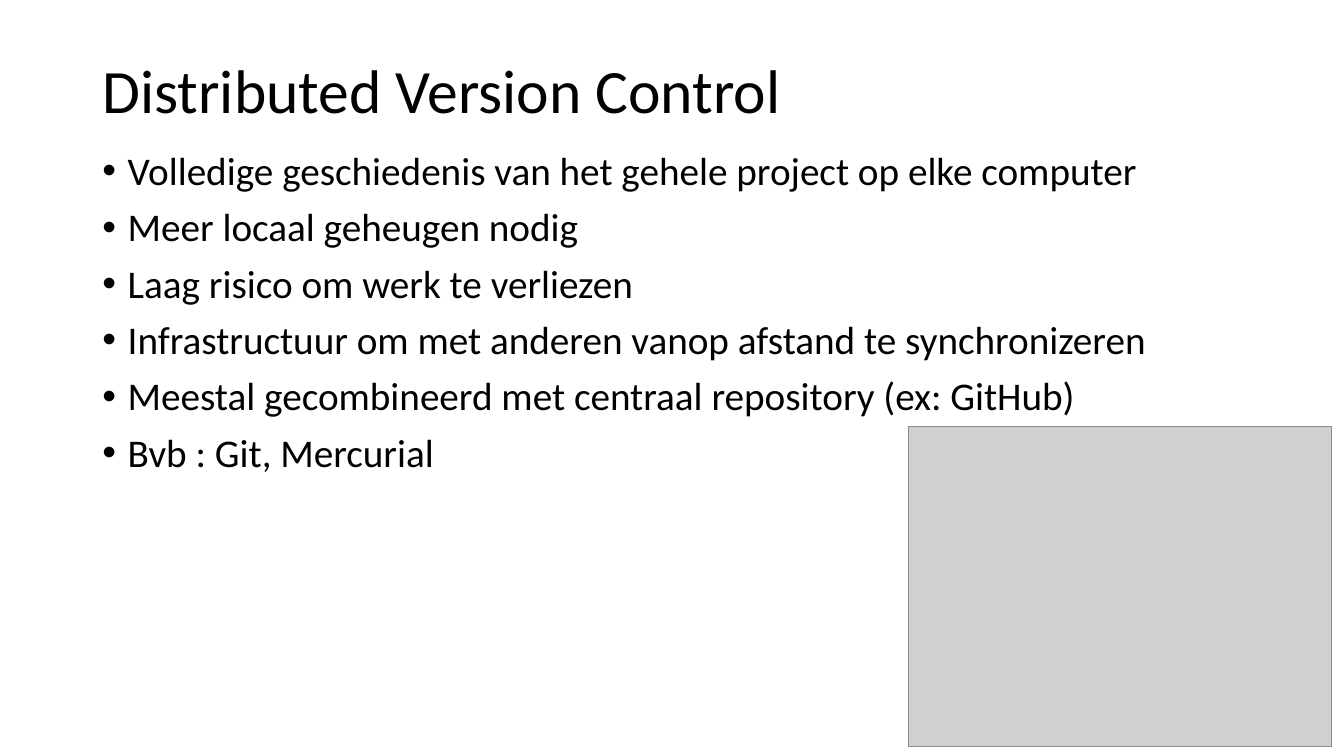
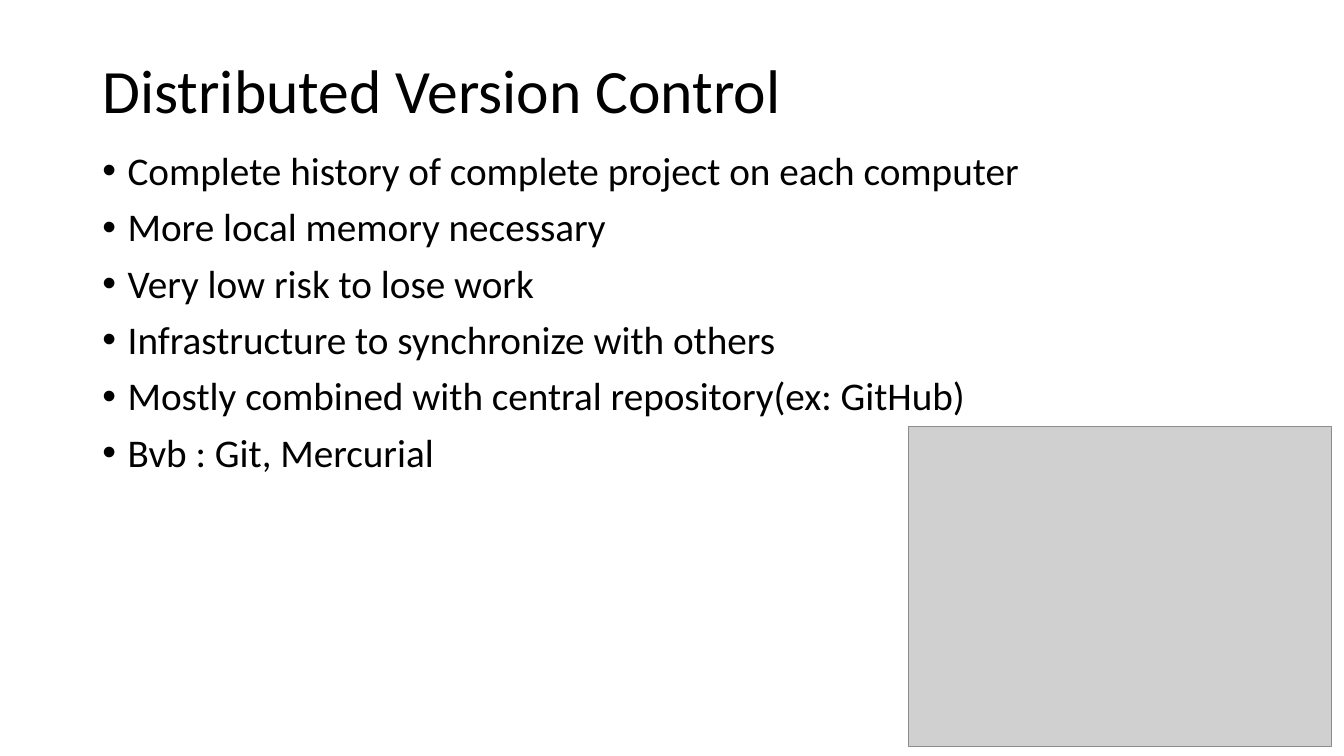
Before and after one commit to tomovermeers/MyFirstGitProject, a slide deck: slide 6 of GIT.pptx. Drawn at 1344x756 pixels with LibreOffice and Linux fonts; fonts in the diff are those of the drawing; grey boxes stand for pictures. Boxes give left, top, right and bottom in pixels: in the first picture for what was removed or moved away, otherwise in the second. Text is boxed around its words. In the diff, an @@ line names an element or a change of style, - is before the commit and + after.

```diff
--- a/GIT.pptx
+++ b/GIT.pptx
@@ text at <box>128,157,1019,417</box>: text changed @@
-• Volledige geschiedenis van het gehele project op elke computer
-• Meer locaal geheugen nodig
-• Laag risico om werk te verliezen
-• Infrastructuur om met anderen vanop afstand te synchronizeren
-• Meestal gecombineerd met centraal repository (ex: GitHub)
+• Complete history of complete project on each computer
+• More local memory necessary
+• Very low risk to lose work
+• Infrastructure to synchronize with others
+• Mostly combined with central repository(ex: GitHub)
```
Also in this commit, not shown: 5 other slides changed.
